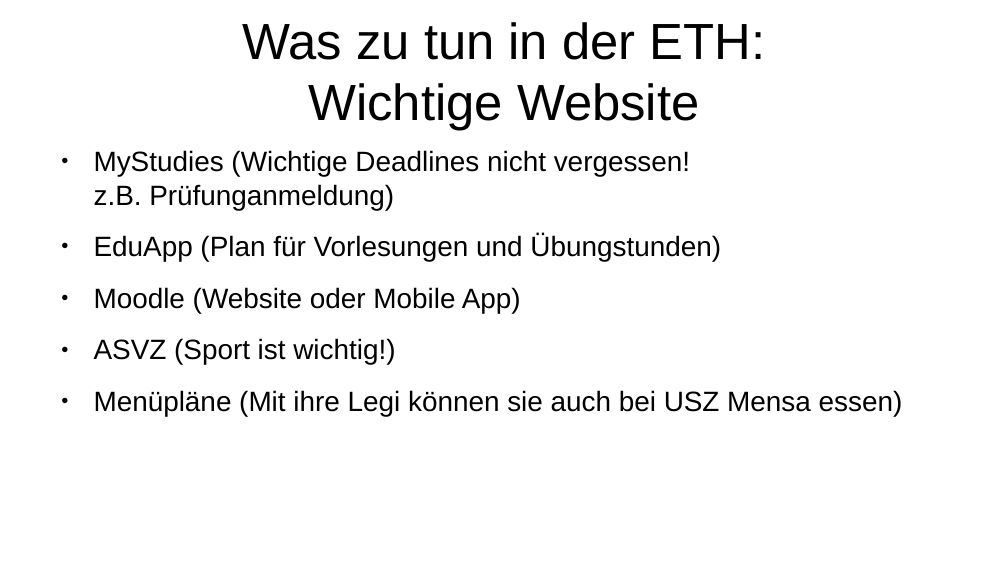
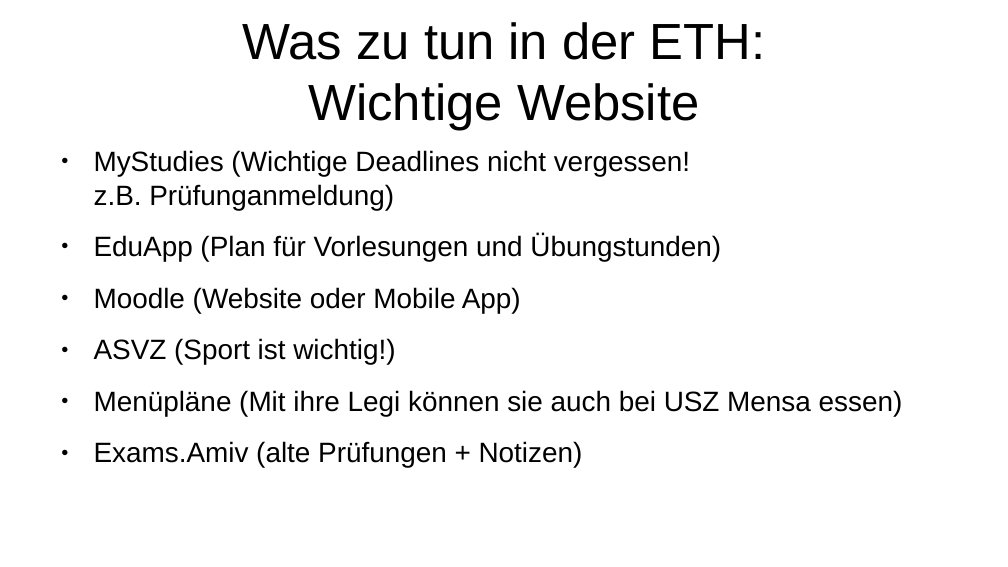
Before and after one commit to promitheas-nikou/eth-work, a slide deck: slide 4 of NuS1/slides/W1.odp. Drawn at 1008x567 pixels with LibreOffice and Linux fonts; fonts in the diff are those of the drawing. Boxes give left, top, right and bottom in pixels: in the first picture for what was removed or moved away, otherwise in the second. Text is boxed around its words. In the diff, an @@ line names an element or a change of style, - is before the commit and + after.

```diff
--- a/NuS1/slides/W1.odp
+++ b/NuS1/slides/W1.odp
@@ text at (x1=94, y1=441, x2=583, y2=468): paragraph added @@
+● Exams.Amiv (alte Prüfungen + Notizen)
```
Also in this commit, not shown: 3 other slides changed, 4 slides added.
